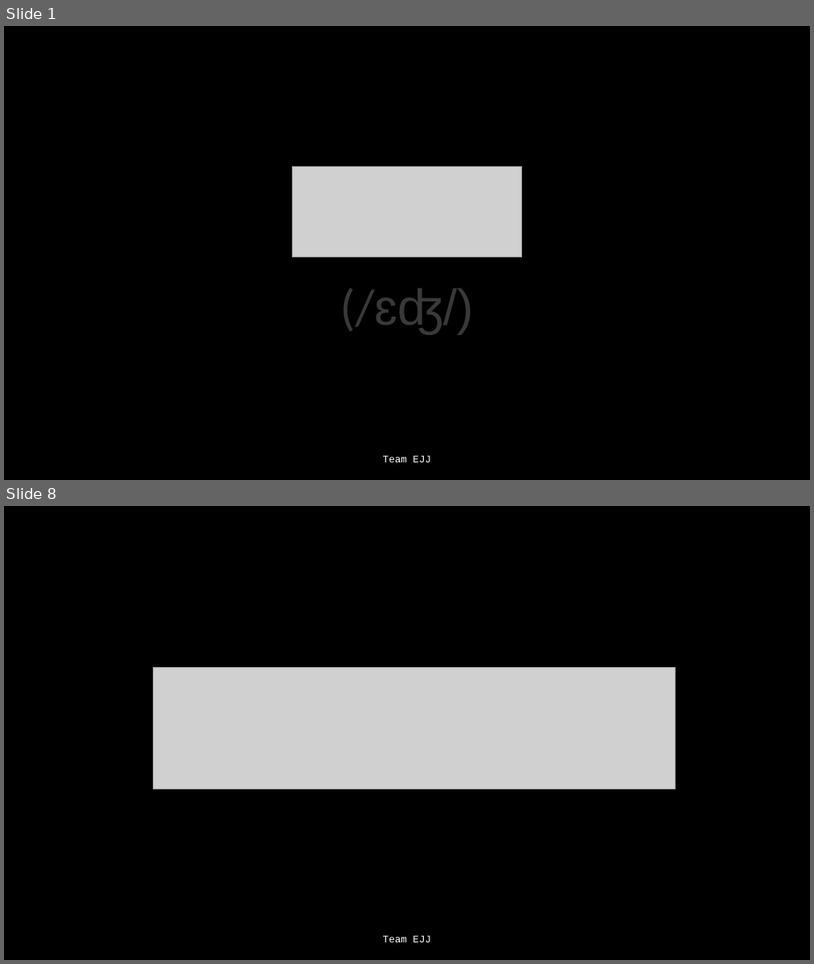
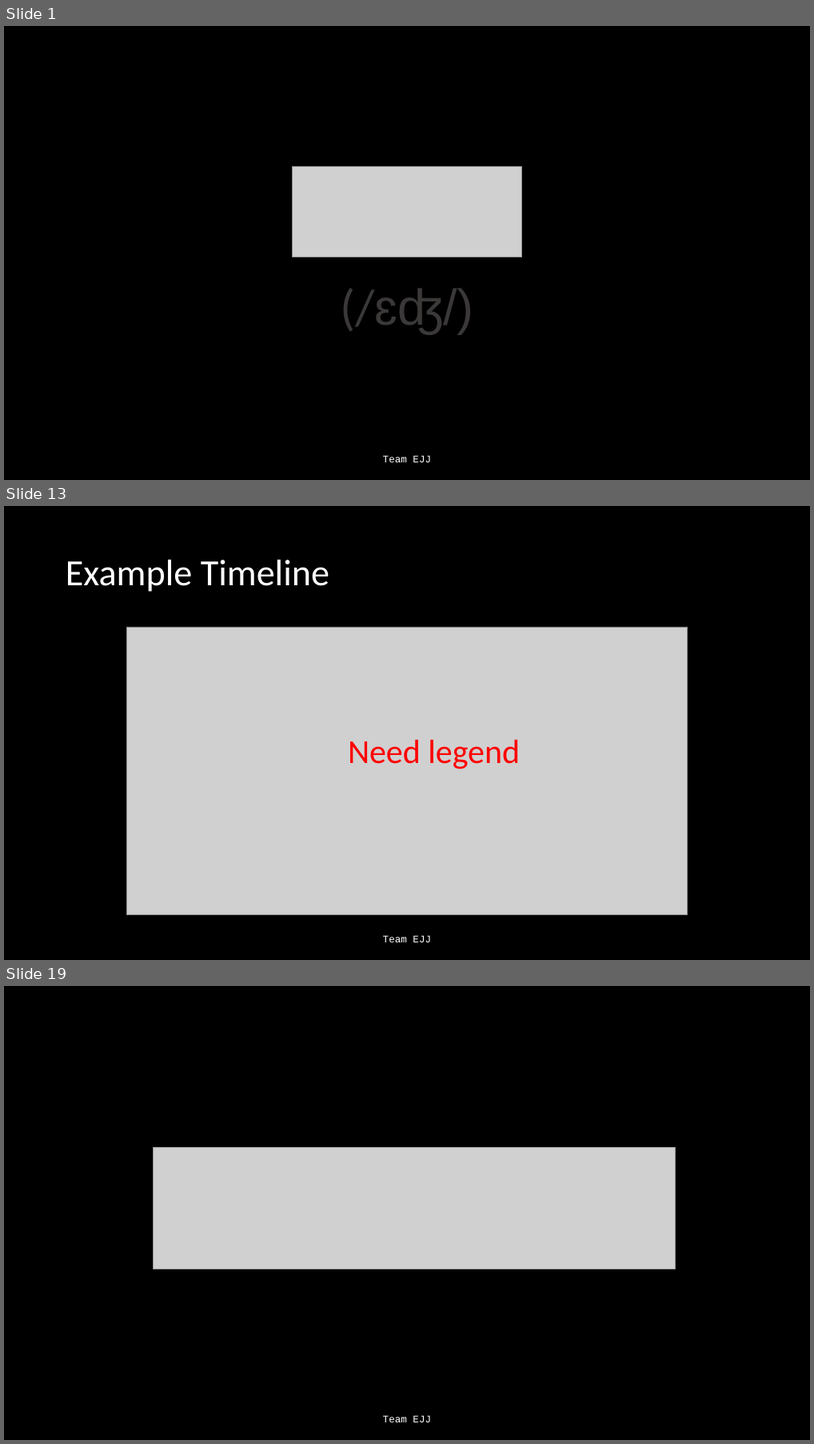
Before and after one commit to Jonathan805/RestrictedPlanning, a slide deck: TeamEJJ.pptx. Shown one above the other, each under a label of ours: slides 1 and 8 before the commit, slides 1, 13 and 19 after it; the slides between them are not shown. The pictures are 814x964 and 814x1444 pixels, drawn with LibreOffice and Linux fonts; fonts in the diff are those of the drawing; grey boxes stand for pictures. Boxes give left, top, right and bottom in pixels: in the first picture for what was removed or moved away, otherwise in the second. Text is boxed around its words. In the diff, an @@ line names an element or a change of style, - is before the commit and + after.

```diff
--- a/TeamEJJ.pptx
+++ b/TeamEJJ.pptx
@@ slide 13 added at bbox=[4, 506, 810, 960], background #000000 @@
@@ title added at bbox=[66, 560, 330, 592], 44 pt, text #FFFFFF @@
+Example Timeline
@@ picture added at bbox=[127, 627, 688, 915] @@
@@ text added at bbox=[348, 740, 520, 769], 40 pt, text #FF0000 @@
+Need legend
@@ text added at bbox=[383, 935, 431, 942], 12 pt, text #FFFFFF @@
+Team EJJ
@@ what was slide 8 is now slide 19 @@
```
Also in this commit, not shown: 7 slides changed, 10 other slides added.
